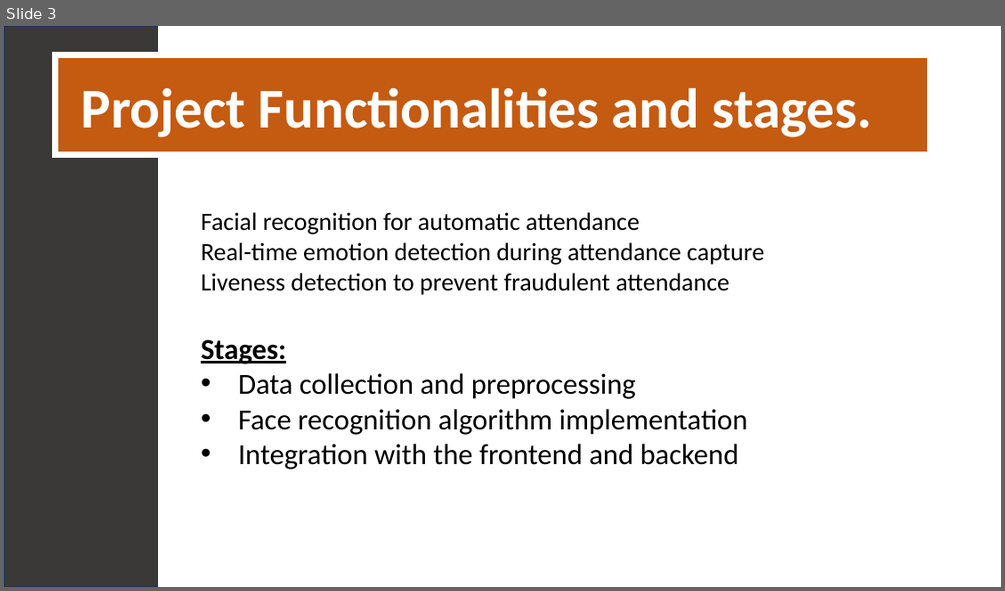
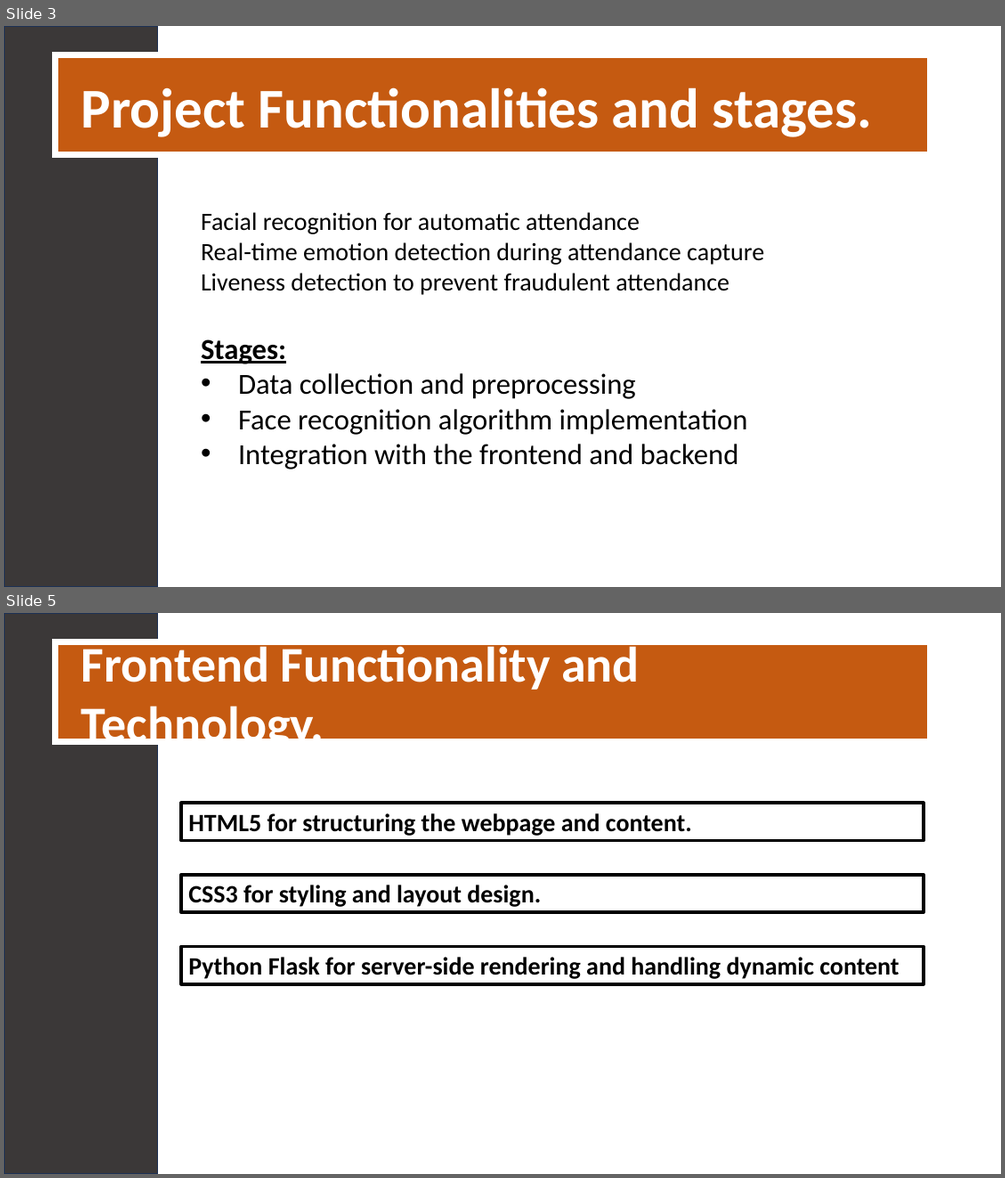
Before and after one commit to sahil82764/automaticAttendanceSystem, a slide deck: presentation.pptx. Shown one above the other, each under a label of ours: slide 3 before the commit, slides 3 and 5 after it; the slides between them are not shown. The pictures are 1005x591 and 1005x1178 pixels, drawn with LibreOffice and Linux fonts; fonts in the diff are those of the drawing. Boxes give left, top, right and bottom in pixels: in the first picture for what was removed or moved away, otherwise in the second. Text is boxed around its words. In the diff, an @@ line names an element or a change of style, - is before the commit and + after.

```diff
--- a/presentation.pptx
+++ b/presentation.pptx
@@ slide 5 added at (4, 613, 1001, 1174), background #FFFFFF @@
@@ rectangle added at (4, 613, 157, 1174), fill #3B3838, outline #1E3256 1 pt @@
@@ rectangle added at (56, 642, 930, 742), fill #C55A11, outline #FFFFFF 6 pt @@
@@ text added at (81, 640, 639, 754), 48 pt, text #FFFFFF, bold @@
+Frontend Functionality and Technology.
@@ rectangle added at (181, 803, 923, 840), outline #000000 3 pt, 24 pt, text #000000, bold @@
+HTML5 for structuring the webpage and content.
@@ rectangle added at (181, 875, 923, 912), outline #000000 3 pt, 24 pt, text #000000, bold @@
+CSS3 for styling and layout design.
@@ rectangle added at (181, 947, 923, 984), outline #000000 3 pt, 24 pt, text #000000, bold @@
+Python Flask for server-side rendering and handling dynamic content
```
Also in this commit, not shown: 1 slide changed, 3 other slides added.
